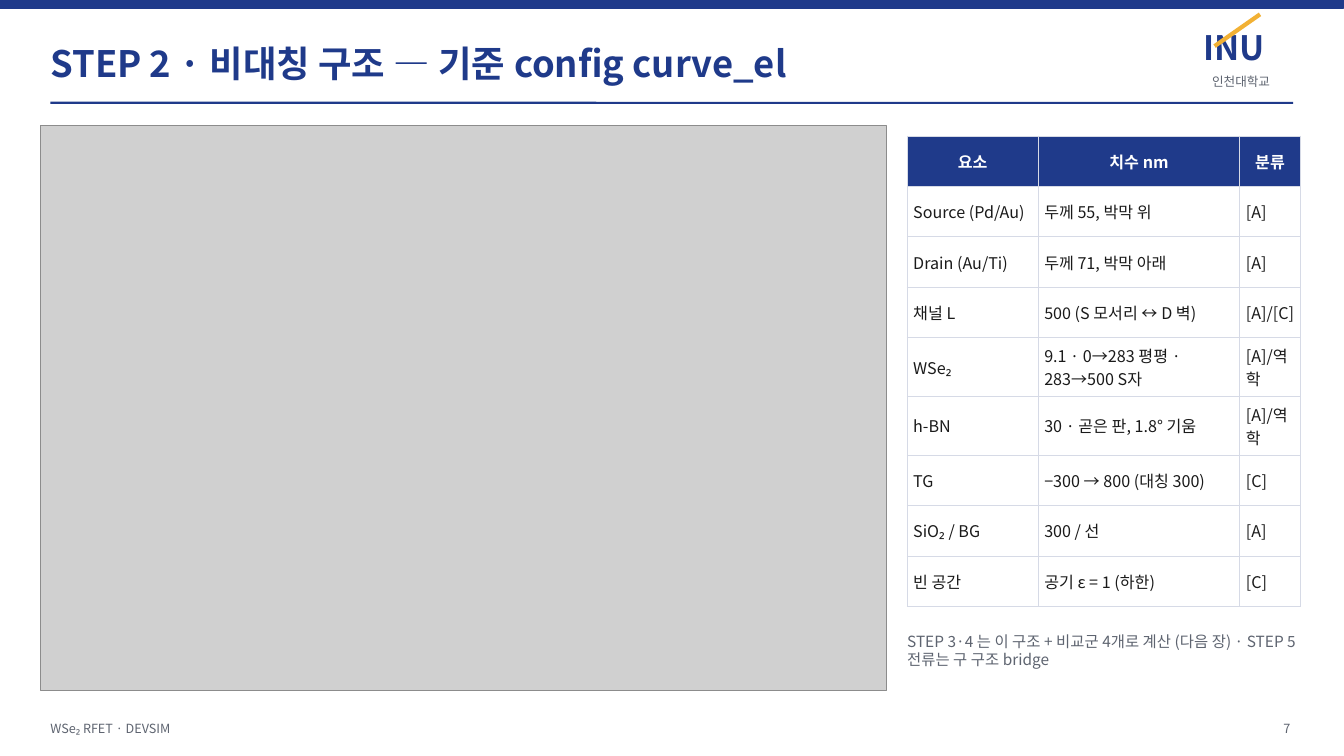
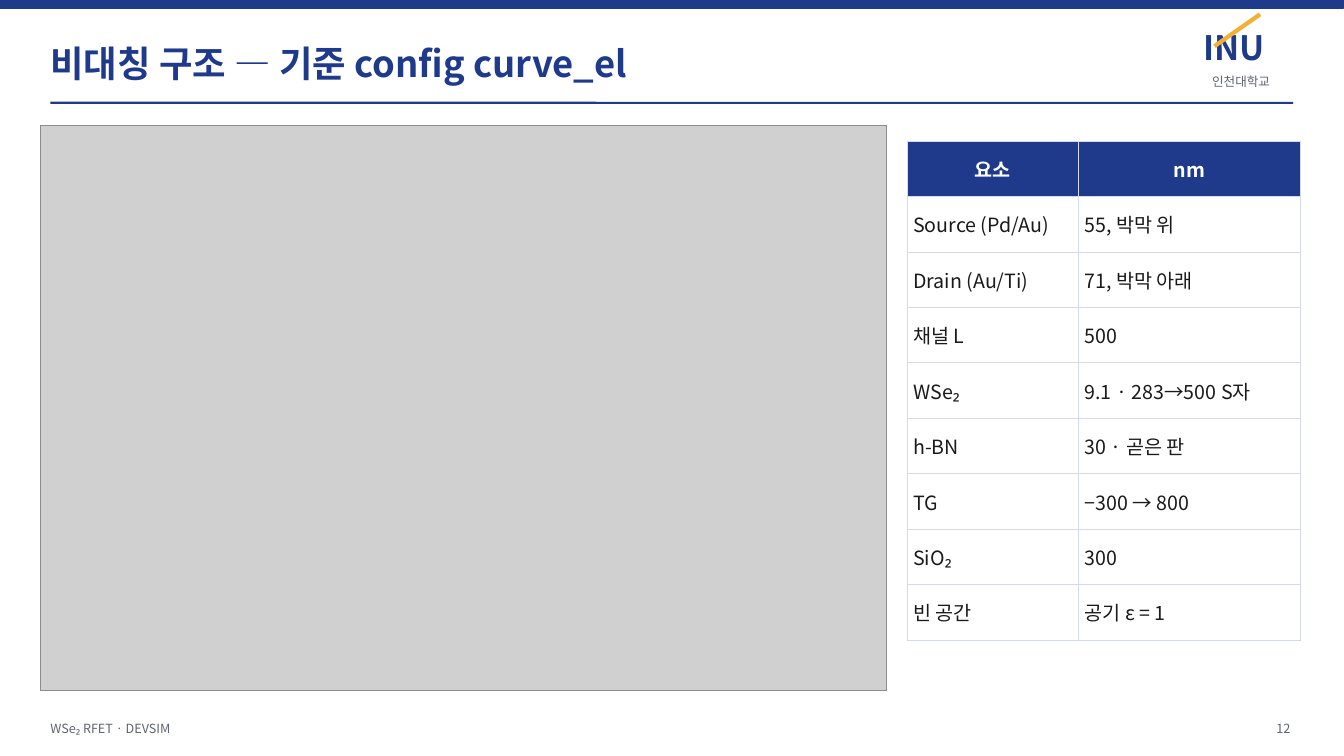
Before and after one commit to jiseonyang-9070/rfet, a slide deck: slide 12 of slides/RFET_progress_INU.pptx (slide 7 before the commit). Drawn at 1344x756 pixels with LibreOffice and Linux fonts; fonts in the diff are those of the drawing; grey boxes stand for pictures. Boxes give left, top, right and bottom in pixels: in the first picture for what was removed or moved away, otherwise in the second. Text is boxed around its words. In the diff, an @@ line names an element or a change of style, - is before the commit and + after.

```diff
--- a/slides/RFET_progress_INU.pptx
+++ b/slides/RFET_progress_INU.pptx
@@ text at (x1=50, y1=46, x2=627, y2=86): text changed @@
-STEP 2 · 비대칭 구조 — 기준 config curve_el
+비대칭 구조 — 기준 config curve_el
@@ table at (x1=907, y1=141, x2=1301, y2=626) @@
-column 1: 요소 | Source (Pd/Au) | Drain (Au/Ti) | 채널 L | WSe₂ | h-BN | TG | SiO₂ / BG | 빈 공간
-column 2: 치수 nm | 두께 55, 박막 위 | 두께 71, 박막 아래 | 500 (S 모서리 ↔ D 벽) | 9.1 · 0→283 평평 · 283→500 S자 | 30 · 곧은 판, 1.8° 기움 | −300 → 800 (대칭 300) | 300 / 선 | 공기 ε = 1 (하한)
-column 3: 분류 | [A] | [A] | [A]/[C] | [A]/역학 | [A]/역학 | [C] | [A] | [C]
+column 1: 요소 | Source (Pd/Au) | Drain (Au/Ti) | 채널 L | WSe₂ | h-BN | TG | SiO₂ | 빈 공간
+column 2: nm | 55, 박막 위 | 71, 박막 아래 | 500 | 9.1 · 283→500 S자 | 30 · 곧은 판 | −300 → 800 | 300 | 공기 ε = 1
@@ table resized from (x1=907, y1=136, x2=1301, y2=595) to (x1=907, y1=141, x2=1301, y2=626) @@
@@ text removed at (x1=907, y1=634, x2=1296, y2=669) @@
-STEP 3·4 는 이 구조 + 비교군 4개로 계산 (다음 장) · STEP 5 전류는 구 구조 bridge
@@ page number at (x1=1276, y1=723, x2=1290, y2=733): text changed @@
-7
+12
```
Also in this commit, not shown: 15 other slides changed, 5 slides added, 2 slides removed, 23 other files.
